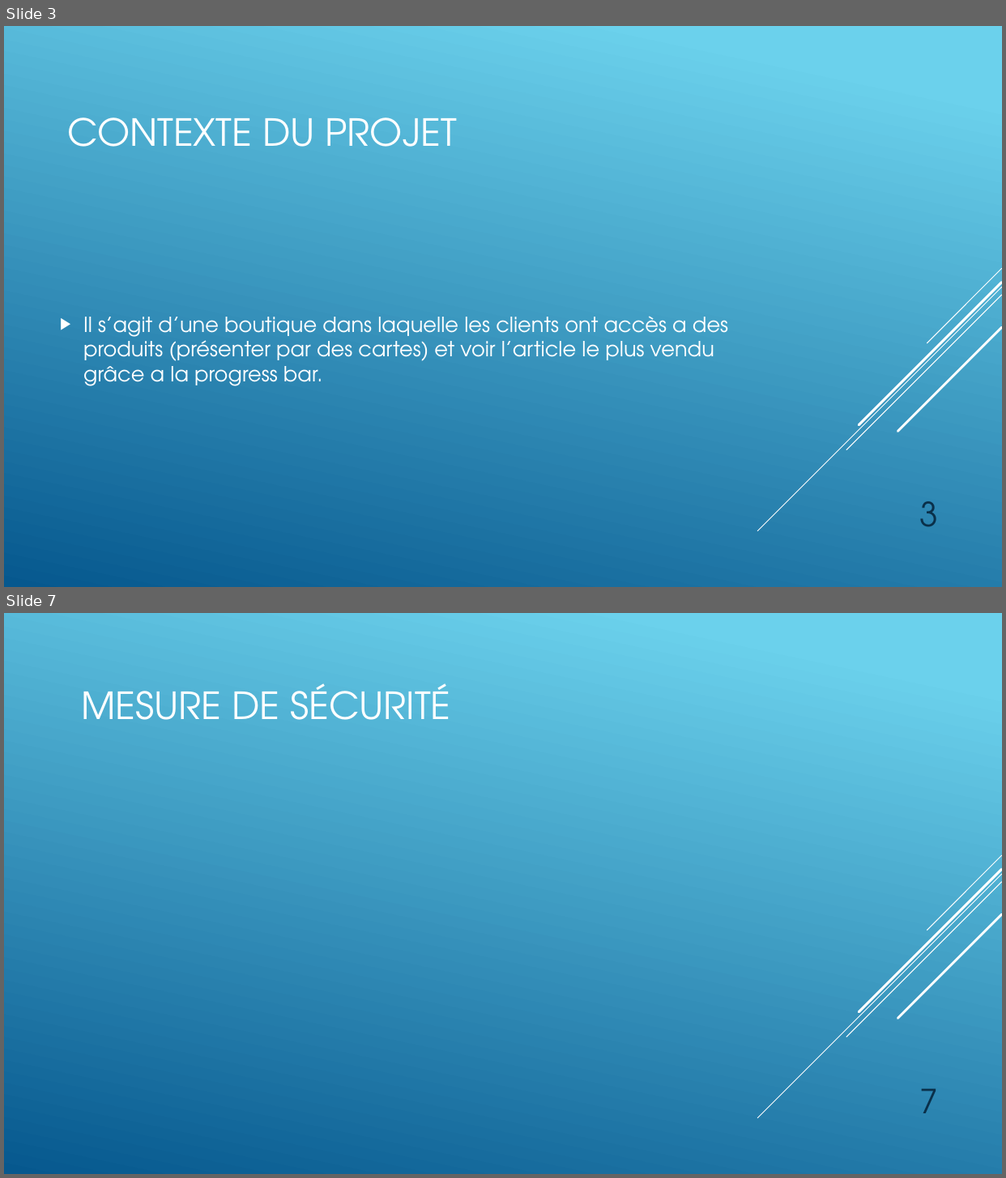
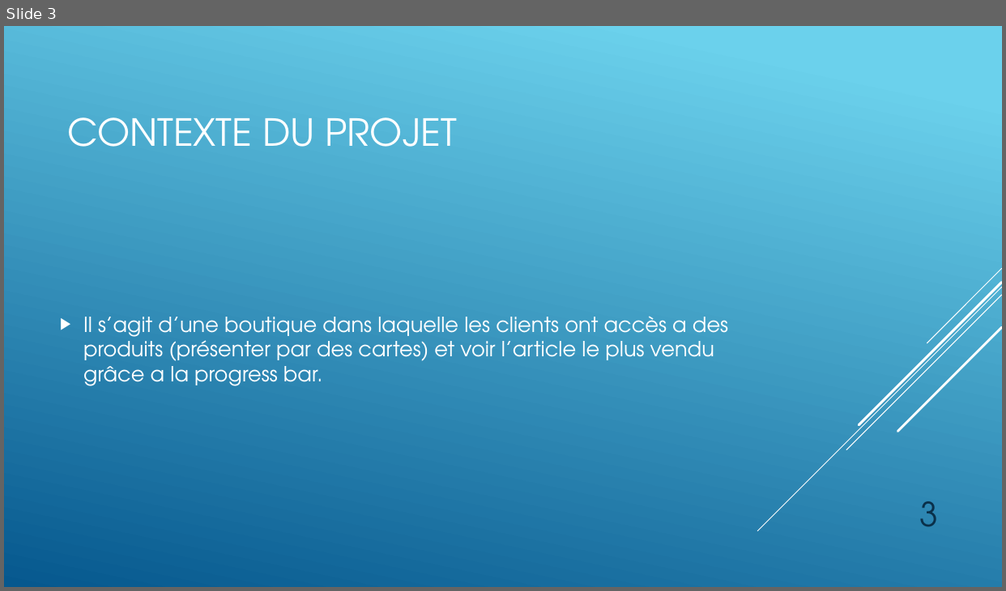
Before and after one commit to anne-parage/Dev-web, a slide deck: Boutique en ligne.pptx. Shown one above the other, each under a label of ours: slides 3 and 7 before the commit, slide 3 after it; the slides between them are not shown. The pictures are 1006x1178 and 1006x591 pixels, drawn with LibreOffice and Linux fonts; fonts in the diff are those of the drawing. Boxes give left, top, right and bottom in pixels: in the first picture for what was removed or moved away, otherwise in the second. Text is boxed around its words. In the diff, an @@ line names an element or a change of style, - is before the commit and + after.

```diff
--- a/Boutique en ligne.pptx
+++ b/Boutique en ligne.pptx
@@ slide 7 removed at (4,613,1002,1174), background gradient #6ED2EB to #06588E; not listed: 5 template elements that a slide beside it also shows @@
@@ title removed at (81,683,451,720) @@
-MESURE DE SÉCURITÉ
@@ page number removed at (920,1089,939,1114) @@
-7
```
Also in this commit, not shown: 2 slides changed, 2 slides added, 3 other slides removed, 1 other file.
